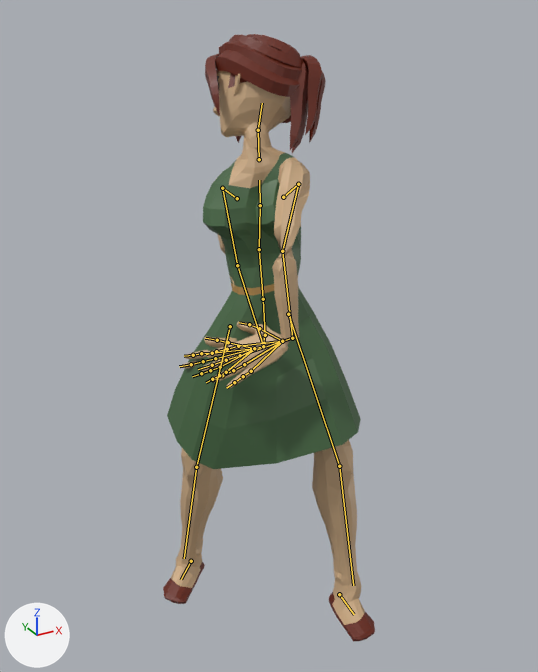
A saved change to the glTF model public/characters/quaternius-ual-v1/women-formal.glb.
One viewpoint serves both versions: a camera (50 mm lens) standing at (-0.948, -1.824, 1.83) and looking at (0.007, -0.086, 0.962). The axes (+X, +Y, +Z) are drawn at lower left. The lights are the same throughout. The picture after the commit comes second. Both versions are drawn at frame 2 of the action 'Idle'; the numbers are the values there. The bones that change, and the others that lie on the model, are drawn over the model as lines.

The first picture shows 'Formad_Head', 'Formal_Body', 'Formal_Feet', 'Formal_Legs'.
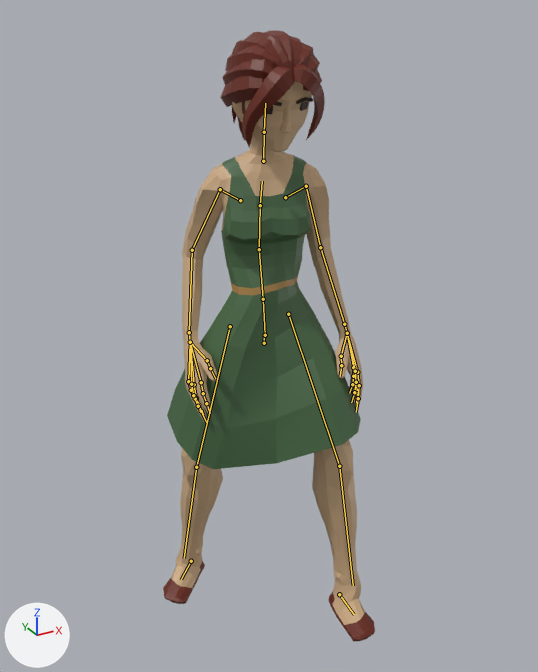
What differs and where, as boxes [x1, y1, x2, y2] in the pictures (538 x 672 px):
'Formal_Body', posed (41% wider, 13% taller)
    before: [182, 147, 310, 388]
    after: [182, 150, 363, 422]
'Formad_Head', posed (13% narrower)
    before: [205, 34, 326, 153]
    after: [220, 30, 325, 156]
bone 'Chest', root to tip
    before: (260, 205) to (259, 180)
    after: (260, 205) to (262, 181)
bone 'Neck', root to tip
    before: (259, 159) to (258, 130)
    after: (263, 161) to (264, 132)
bone 'Head', root to tip
    before: (258, 130) to (262, 103)
    after: (264, 132) to (265, 103)
bone 'Shoulder.L', root to tip
    before: (283, 197) to (298, 184)
    after: (285, 197) to (306, 186)
bone 'UpperArm.L', root to tip
    before: (298, 184) to (282, 251)
    after: (306, 186) to (320, 247)
bone 'LowerArm.L', root to tip
    before: (282, 251) to (292, 338)
    after: (320, 247) to (344, 324)
bone 'Wrist.L', root to tip
    before: (292, 338) to (282, 341)
    after: (344, 324) to (347, 333)
bone 'Index2.L', root to tip
    before: (238, 346) to (227, 349)
    after: (354, 372) to (356, 383)
bone 'Index4.L', root to tip
    before: (216, 351) to (206, 354)
    after: (357, 393) to (356, 403)
bone 'Middle2.L', root to tip
    before: (240, 355) to (226, 360)
    after: (357, 372) to (359, 385)
bone 'Middle3.L', root to tip
    before: (226, 360) to (212, 365)
    after: (359, 385) to (358, 398)
bone 'Pinky2.L', root to tip
    before: (251, 371) to (243, 376)
    after: (353, 367) to (353, 376)
bone 'Pinky3.L', root to tip
    before: (243, 376) to (234, 382)
    after: (353, 376) to (352, 384)
bone 'Ring2.L', root to tip
    before: (244, 364) to (233, 370)
    after: (355, 371) to (356, 382)
bone 'Ring3.L', root to tip
    before: (233, 370) to (222, 375)
    after: (356, 382) to (354, 392)
bone 'Thumb1.L', root to tip
    before: (282, 341) to (259, 328)
    after: (347, 333) to (341, 356)
bone 'Thumb3.L', root to tip
    before: (249, 324) to (239, 322)
    after: (341, 365) to (340, 376)
bone 'Shoulder.R', root to tip
    before: (237, 198) to (222, 188)
    after: (240, 200) to (220, 189)
bone 'UpperArm.R', root to tip
    before: (222, 188) to (237, 265)
    after: (220, 189) to (192, 250)
bone 'LowerArm.R', root to tip
    before: (237, 265) to (263, 346)
    after: (192, 250) to (189, 332)
bone 'Wrist.R', root to tip
    before: (263, 346) to (254, 348)
    after: (189, 332) to (190, 342)
bone 'Index2.R', root to tip
    before: (212, 353) to (201, 353)
    after: (201, 382) to (203, 393)
bone 'Index3.R', root to tip
    before: (201, 353) to (193, 355)
    after: (203, 393) to (206, 403)
bone 'Middle2.R', root to tip
    before: (215, 358) to (203, 361)
    after: (194, 384) to (196, 398)
bone 'Middle3.R', root to tip
    before: (203, 361) to (191, 364)
    after: (196, 398) to (201, 411)
bone 'Pinky2.R', root to tip
    before: (226, 372) to (219, 375)
    after: (188, 381) to (191, 390)
bone 'Pinky3.R', root to tip
    before: (219, 375) to (212, 379)
    after: (191, 390) to (195, 398)
bone 'Ring2.R', root to tip
    before: (220, 367) to (210, 370)
    after: (191, 384) to (193, 395)
bone 'Ring3.R', root to tip
    before: (210, 370) to (201, 373)
    after: (193, 395) to (198, 406)
bone 'Thumb1.R', root to tip
    before: (254, 348) to (228, 342)
    after: (190, 342) to (207, 360)
bone 'Thumb3.R', root to tip
    before: (217, 340) to (205, 338)
    after: (210, 368) to (215, 378)

What the commit changed:
Bone 'Chest' (bone_chest) turns from (4, -13, 3) to (10, 0, 0) degrees about its own x, y and z.
Bone 'Neck' (bone_neck) turns from (-33, -35, 20) to (-10, 0, 0) degrees about its own x, y and z.
Bone 'Head' (bone_head) turns from (-40, -62, 39) to (9, 11, 2) degrees about its own x, y and z.
Bone 'Shoulder.L' (bone_shoulder_l) turns from (33, -31, -31) to (1, -5, -5) degrees about its own x, y and z.
Bone 'UpperArm.L' (bone_upperarm_l) turns from (-45, 3, -72) to (-70, 4, 6) degrees about its own x, y and z.
Bone 'LowerArm.L' (bone_lowerarm_l) turns from (55, 159, 31) to (-2, 4, -30) degrees about its own x, y and z.
Bone 'Wrist.L' (bone_wrist_l) turns from (-3, -150, 75) to (-3, 0, -13) degrees about its own x, y and z.
Bone 'Index2.L' (bone_index2_l) turns from (0, 0, 0) to (-14, 2, 0) degrees about its own x, y and z.
Bone 'Index4.L' (bone_index4_l) turns from (0, 0, 0) to (-4, 1, 0) degrees about its own x, y and z.
Bone 'Middle2.L' (bone_middle2_l) turns from (0, 0, 0) to (-11, 1, -2) degrees about its own x, y and z.
Bone 'Middle3.L' (bone_middle3_l) turns from (0, 0, 0) to (-12, 1, -2) degrees about its own x, y and z.
Bone 'Pinky2.L' (bone_pinky2_l) turns from (0, 0, 0) to (-16, -3, -14) degrees about its own x, y and z.
Bone 'Pinky3.L' (bone_pinky3_l) turns from (0, 0, 0) to (-11, -5, -4) degrees about its own x, y and z.
Bone 'Ring2.L' (bone_ring2_l) turns from (0, 0, 0) to (-13, 5, -4) degrees about its own x, y and z.
Bone 'Ring3.L' (bone_ring3_l) turns from (0, 0, 0) to (-15, 5, -4) degrees about its own x, y and z.
Bone 'Thumb1.L' (bone_thumb1_l) turns from (0, 0, 0) to (7, 4, 9) degrees about its own x, y and z.
Bone 'Thumb3.L' (bone_thumb3_l) turns from (0, 0, 0) to (-13, -3, 7) degrees about its own x, y and z.
Bone 'Shoulder.R' (bone_shoulder_r) turns from (-33, -17, -29) to (-5, -2, -4) degrees about its own x, y and z.
Bone 'UpperArm.R' (bone_upperarm_r) turns from (-95, -8, -84) to (-68, -6, -9) degrees about its own x, y and z.
Bone 'LowerArm.R' (bone_lowerarm_r) turns from (-10, 106, -26) to (-15, -12, 43) degrees about its own x, y and z.
Bone 'Wrist.R' (bone_wrist_r) turns from (-124, 22, 116) to (-5, 1, 14) degrees about its own x, y and z.
Bone 'Index2.R' (bone_index2_r) turns from (0, 0, 0) to (-15, -2, 0) degrees about its own x, y and z.
Bone 'Index3.R' (bone_index3_r) turns from (0, 0, 0) to (-8, -2, -1) degrees about its own x, y and z.
Bone 'Middle2.R' (bone_middle2_r) turns from (0, 0, 0) to (-13, -2, -7) degrees about its own x, y and z.
Bone 'Middle3.R' (bone_middle3_r) turns from (0, 0, 0) to (-12, -1, 2) degrees about its own x, y and z.
Bone 'Pinky2.R' (bone_pinky2_r) turns from (0, 0, 0) to (-16, 3, 14) degrees about its own x, y and z.
Bone 'Pinky3.R' (bone_pinky3_r) turns from (0, 0, 0) to (-11, 5, 4) degrees about its own x, y and z.
Bone 'Ring2.R' (bone_ring2_r) turns from (0, 0, 0) to (-13, -5, 4) degrees about its own x, y and z.
Bone 'Ring3.R' (bone_ring3_r) turns from (0, 0, 0) to (-15, -5, 4) degrees about its own x, y and z.
Bone 'Thumb1.R' (bone_thumb1_r) turns from (0, 0, 0) to (10, -6, 1) degrees about its own x, y and z.
Bone 'Thumb3.R' (bone_thumb3_r) turns from (0, 0, 0) to (-13, 3, -7) degrees about its own x, y and z.
